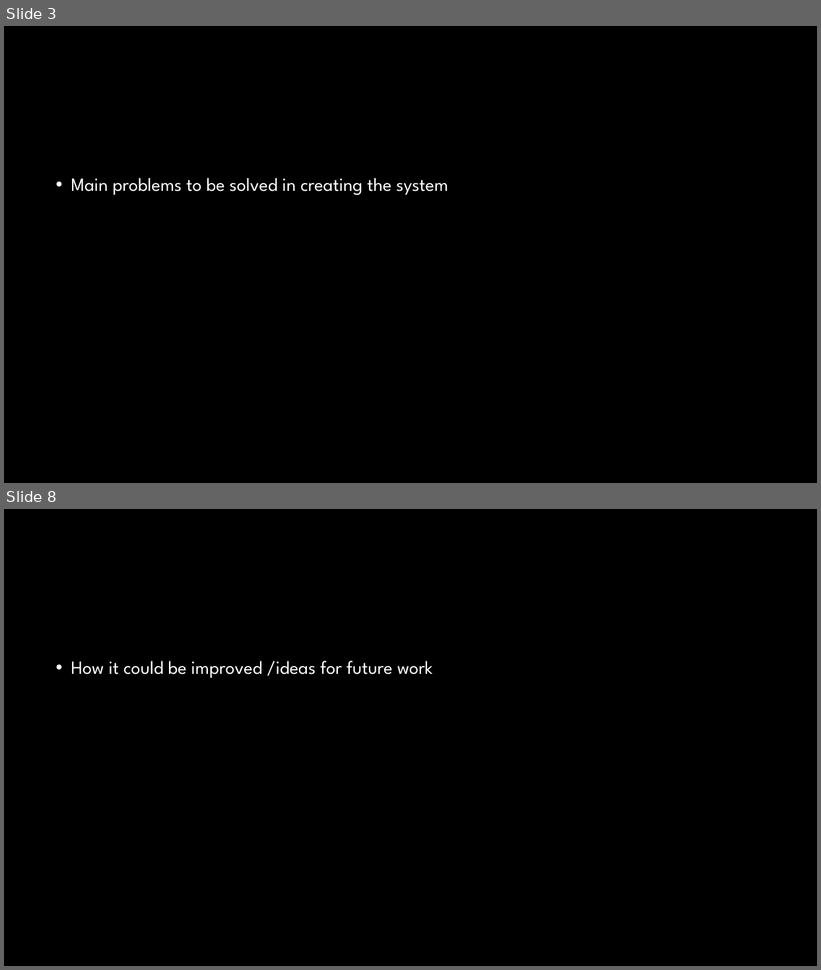
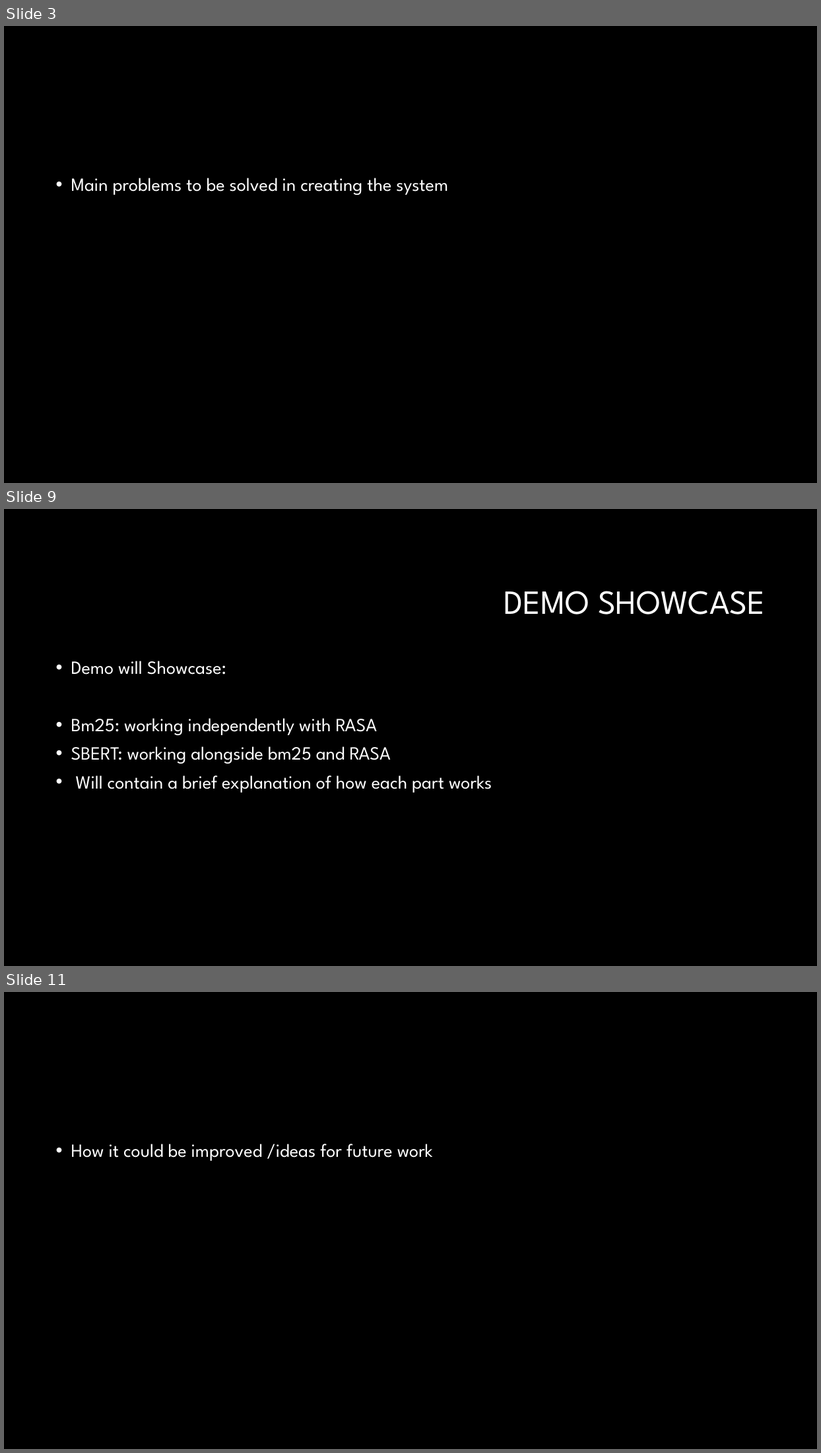
Before and after one commit to Crimson-Scot96/Conversational-AI, a slide deck: set10120_cw2_presentation.pptx. Shown one above the other, each under a label of ours: slides 3 and 8 before the commit, slides 3, 9 and 11 after it; the slides between them are not shown. The pictures are 821x970 and 821x1453 pixels, drawn with LibreOffice and Linux fonts; fonts in the diff are those of the drawing; background and template pictures are left out. Boxes give left, top, right and bottom in pixels: in the first picture for what was removed or moved away, otherwise in the second. Text is boxed around its words. In the diff, an @@ line names an element or a change of style, - is before the commit and + after.

```diff
--- a/set10120_cw2_presentation.pptx
+++ b/set10120_cw2_presentation.pptx
@@ slide 9 added at (4,509,817,966), background #000000 @@
@@ title added at (504,591,765,615), 40 pt, text #FFFFFF @@
+DEMO SHOWCASE
@@ text added at (71,661,492,793), 22 pt, text #FFFFFF @@
+• Demo will Showcase:
+• Bm25: working independently with RASA
+• SBERT: working alongside bm25 and RASA
+• Will contain a brief explanation of how each part works
@@ what was slide 8 is now slide 11 @@
```
Also in this commit, not shown: 6 other slides added, 4 slides removed.
